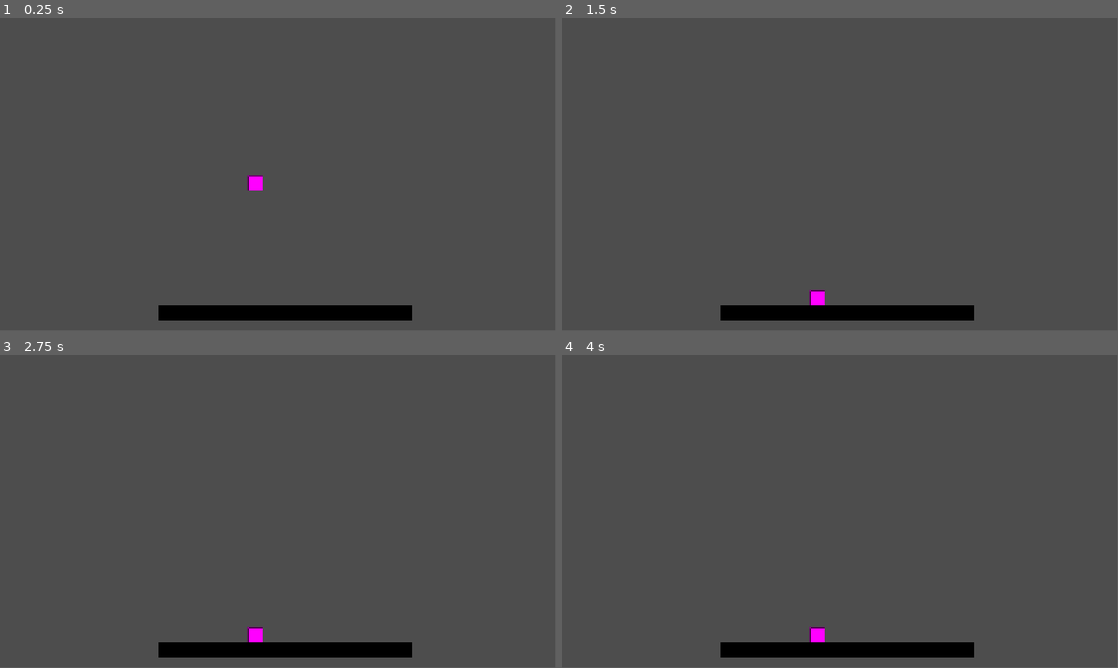
Above: before the commit, frames 1-4 (two rows, left to right).
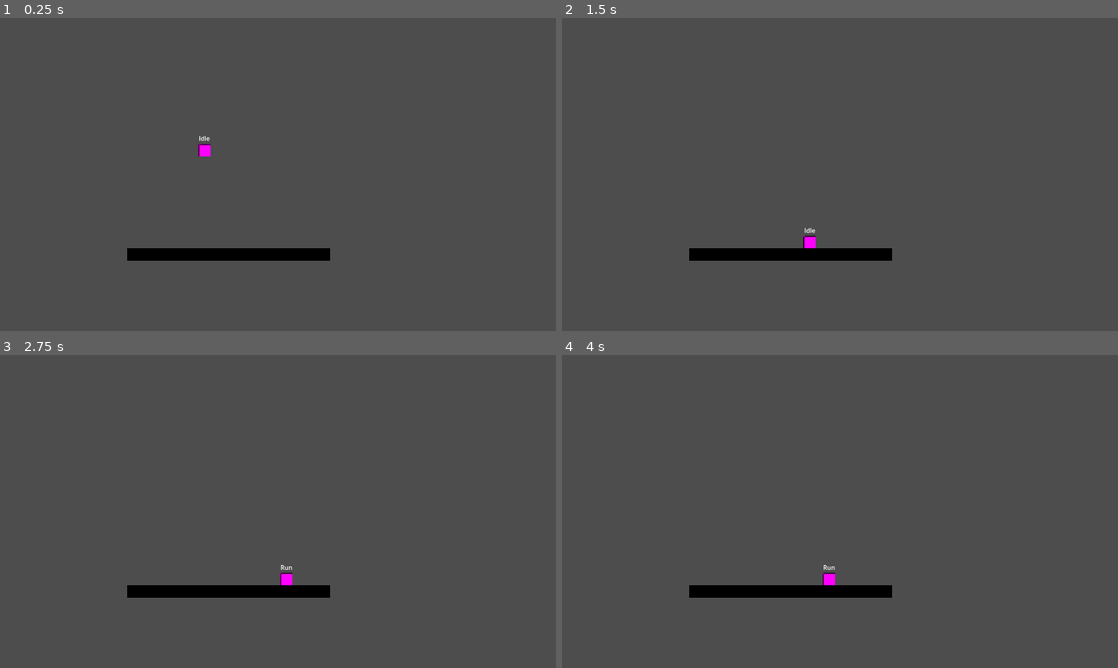
Above: after the commit, the same moments.

Repository: abaabasjks/Bocchi
Game: Godot game, scene res://playground.tscn
The game is run twice, just before and just after one commit, with the same random seed, the same clock (stepped at 60 frames per second) and the same inputs. The project has no main scene, so this scene is started directly.
Inputs:
- Up to frame 1 (0.25 s): no input
- Up to frame 2 (1.5 s): hold D (right) 0.53-1.28 s; hold S (down) from 1.28 s (still down)
- Up to frame 3 (2.75 s): tap Enter at 2 s; release S (down) at 2.03 s; hold D (right) from 2.03 s (still down)
- Up to frame 4 (4 s): release D (right) at 2.78 s; hold W (up) 2.78-3.53 s; tap Space at 3.5 s; hold A (left) from 3.53 s (still down)
In our replay, the window is 799x449 before the commit and 800x450 after it. These sizes can differ from the game's own. Grey fills any space a smaller window leaves; there, only what the larger window draws over its background counts as a difference.

The runs differ from the first frame. In frame 1, 3.9% of the frame differs, in the area x 22-75%, y 37-97%; in frame 2, 3.9%, in the area x 22-75%, y 67-97%; in frame 3, 3.9%; in frame 4, 3.9%.

Commit message:
闲置和奔跑状态

Diff:
--- a/player/player.tscn
+++ b/player/player.tscn
@@ -12,6 +12,7 @@
 
 [node name="Player" type="CharacterBody2D" unique_id=219147646]
 script = ExtResource("1_oul6g")
+move_speed = 150.0
 
 [node name="Sprite2D" type="Sprite2D" parent="." unique_id=517147044]
 texture = SubResource("PlaceholderTexture2D_rkbax")
@@ -22,7 +23,22 @@
 [node name="States" type="Node" parent="." unique_id=543416060]
 
 [node name="Idle" type="Node" parent="States" unique_id=536482778]
+unique_name_in_owner = true
 script = ExtResource("1_rkbax")
 
 [node name="Run" type="Node" parent="States" unique_id=549916714]
+unique_name_in_owner = true
 script = ExtResource("2_g1dw6")
+
+[node name="Jump" type="Node" parent="States" unique_id=331766266]
+
+[node name="Fall" type="Node" parent="States" unique_id=1400642928]
+
+[node name="Label" type="Label" parent="." unique_id=1370599494]
+offset_left = -27.0
+offset_top = -42.0
+offset_right = 28.0
+offset_bottom = -19.0
+text = "Label"
+horizontal_alignment = 1
+vertical_alignment = 1
--- a/player/scripts/player.gd
+++ b/player/scripts/player.gd
@@ -1,5 +1,9 @@
 class_name Player
 extends CharacterBody2D
+
+#region /// Export Variables
+@export var move_speed: float = 100
+#endregion
 
 #region /// State Machine Variables
 var states: Array[PlayerState]#状态栈
@@ -8,6 +12,7 @@
 var previous_state: PlayerState:#先前状态
 	get: return states[1]#要获取的时候直接返回数组的第二个
 #endregion
+
 
 #region /// Standard Variables
 var direction: Vector2 = Vector2.ZERO
@@ -53,6 +58,7 @@
 	#切换到现在这个状态并触发他的enter
 	change_state(current_state)
 	current_state.enter()
+	$Label.text = current_state.name
 	#建立我们的第一个状态
 	pass
 
@@ -69,11 +75,15 @@
 	states.push_front(new_state)
 	current_state.enter()
 	states.resize(3)
+	$Label.text = current_state.name
 	pass
 
 func update_direction() -> void:#更新方向
-	#var prev_direction: Vector2 = direction
+	var prev_direction: Vector2 = direction
 
-	direction = Input.get_vector("left", "right", "up", "down")
+	#direction = Input.get_vector("left", "right", "up", "down")
+	var x_axis = Input.get_axis("left", "right")#区别在于在输入映射的时候会剔除0.2(死区)
+	var y_axis = Input.get_axis("up", "down")
+	direction = Vector2(x_axis, y_axis)
 
 	pass
--- a/player/states/00_player_state.gd
+++ b/player/states/00_player_state.gd
@@ -6,7 +6,10 @@
 var next_state: PlayerState
 
 #region /// state reference
-#reference to all other states
+@onready var idle: PlayerIdleState = %Idle
+@onready var run: PlayerRunState = %Run
+
+
 #endregion
 
 func init() -> void:
--- a/player/states/idle.gd
+++ b/player/states/idle.gd
@@ -14,7 +14,10 @@
 	return next_state
 
 func process(_delta: float) -> PlayerState:
+	if player.direction.x != 0:
+		return run
 	return next_state
 
 func physics_process(_delta: float) -> PlayerState:
+	player.velocity.x = 0
 	return next_state
--- a/player/states/run.gd
+++ b/player/states/run.gd
@@ -1,5 +1,6 @@
 class_name PlayerRunState
 extends PlayerState
+
 
 func init() -> void:
 	pass
@@ -14,7 +15,10 @@
 	return next_state
 
 func process(_delta: float) -> PlayerState:
+	if player.direction.x == 0:
+		return idle
 	return next_state
 
 func physics_process(_delta: float) -> PlayerState:
+	player.velocity.x = player.direction.x * player.move_speed
 	return next_state
--- a/project.godot
+++ b/project.godot
@@ -13,6 +13,13 @@
 config/name="bocchi"
 config/features=PackedStringArray("4.6")
 config/icon="uid://b10db7w1jtf3d"
+
+[display]
+
+window/size/viewport_width=480
+window/size/viewport_height=270
+window/size/window_width_override=1440
+window/size/window_height_override=810
 
 [input]
 
